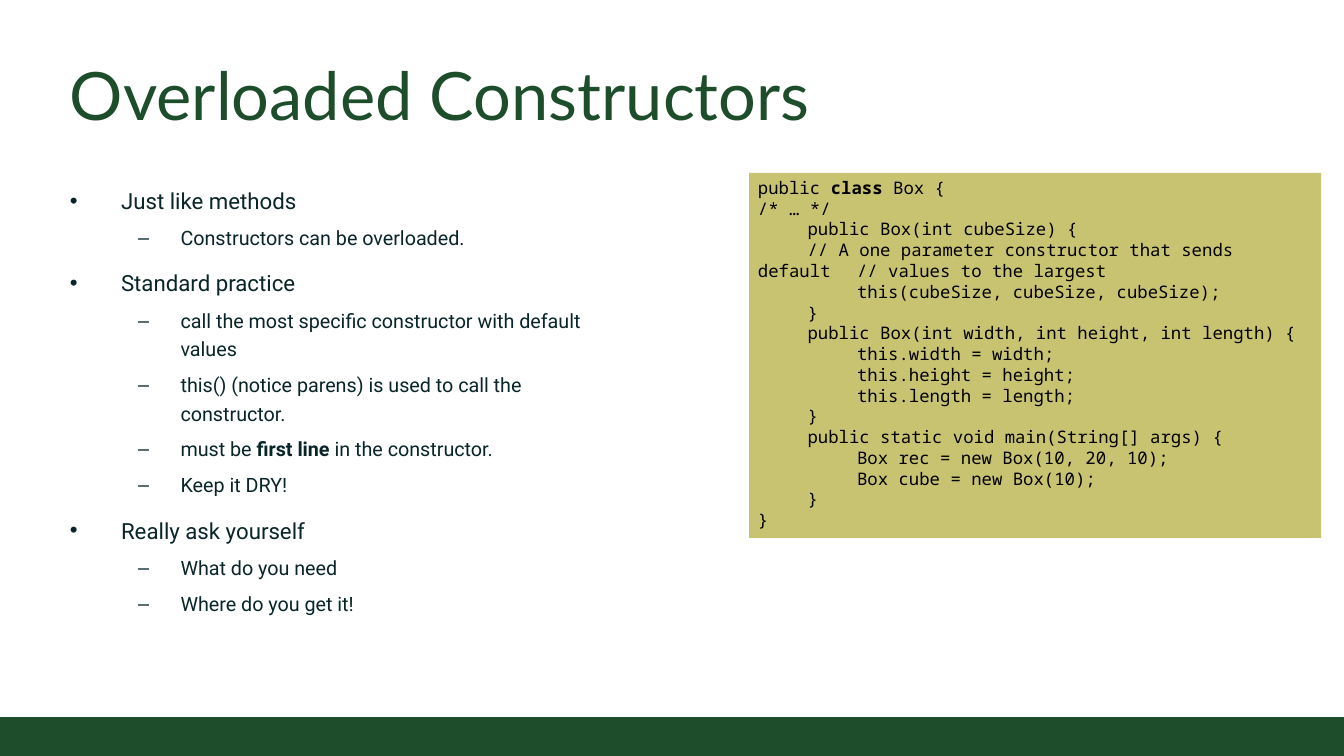
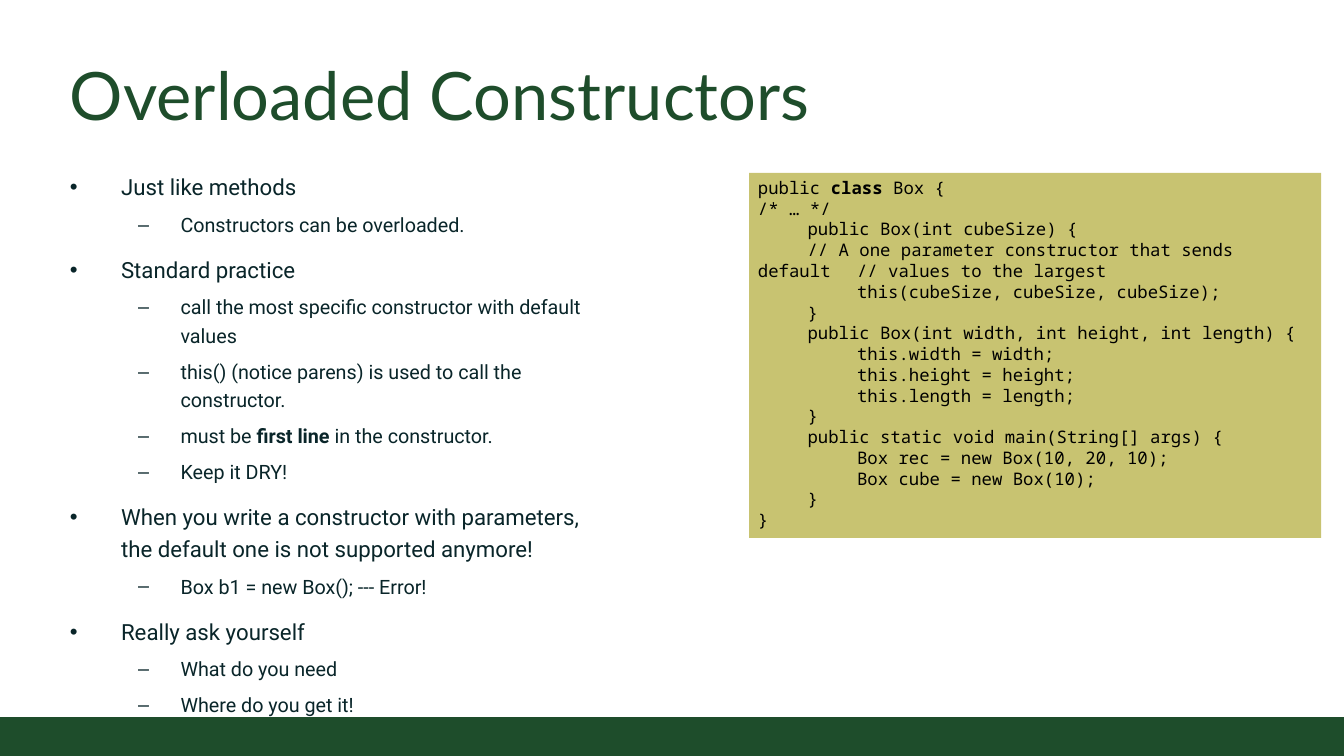
Before and after one commit to CSU-CompSci-CS163-4/Handouts, a slide deck: slide 8 of slides/On-Campus/09_03_MoreClasses.pptx (slide 4 before the commit). Drawn at 1344x756 pixels with LibreOffice and Linux fonts; fonts in the diff are those of the drawing; background and template pictures are left out. Boxes give left, top, right and bottom in pixels: in the first picture for what was removed or moved away, otherwise in the second. Text is boxed around its words. In the diff, an @@ line names an element or a change of style, - is before the commit and + after.

```diff
--- a/slides/On-Campus/09_03_MoreClasses.pptx
+++ b/slides/On-Campus/09_03_MoreClasses.pptx
@@ text "Just like methods": place and size @@
-text "Just like methods" at (121, 192, 580, 616)
+text "Just like methods" at (121, 178, 580, 718)
@@ text at (121, 508, 579, 598): paragraphs added @@
+• When you write a constructor with parameters, the default one is not supported anymore!
+  – Box b1 = new Box(); --- Error!
```
Also in this commit, not shown: 1 other slide changed, 6 slides added.
